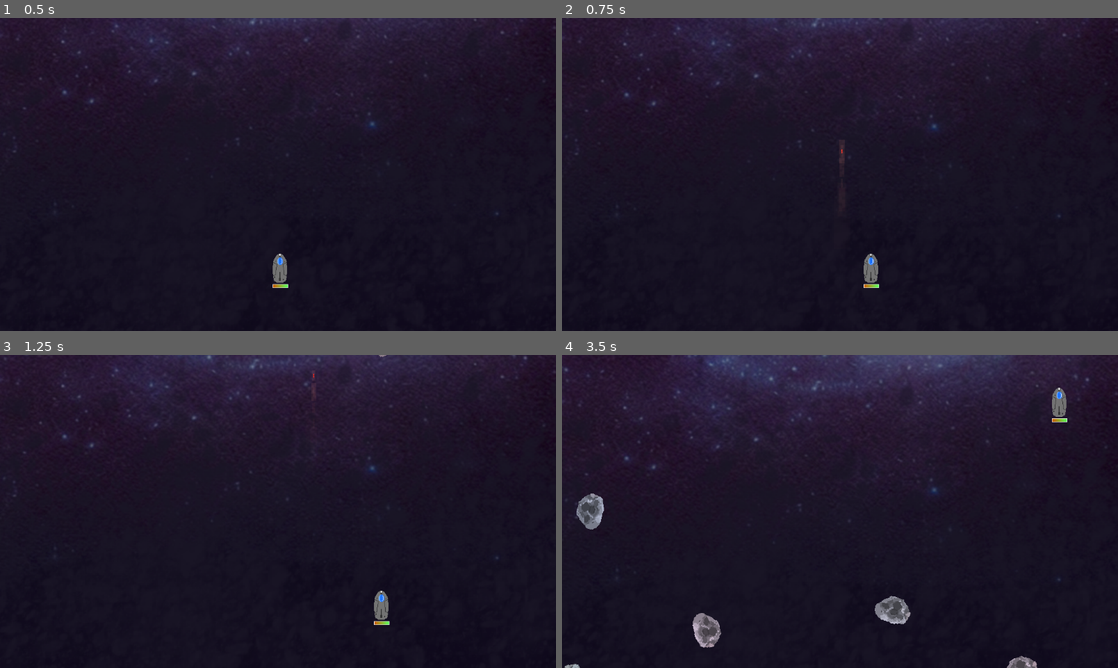
Above: before the commit, frames 1-4 (two rows, left to right).
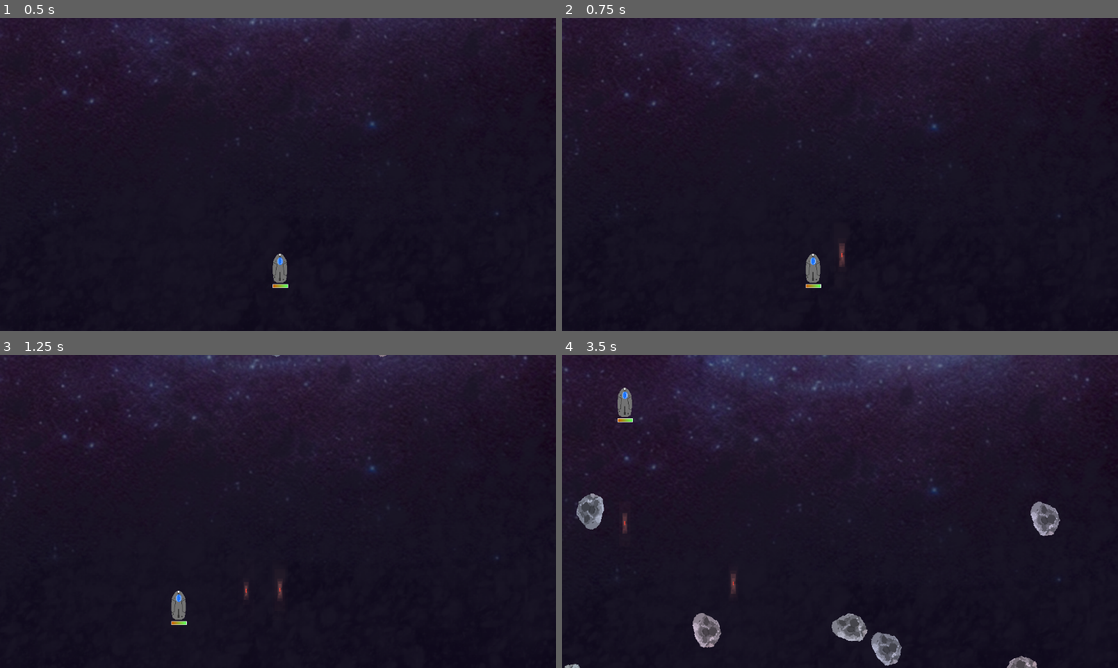
Above: after the commit, the same moments.

Repository: MadFoxLabs/Challenge2.3
Game: Godot game, scene res://universe.tscn
Same seed, same stepped clock (60 frames per second), same inputs: the game is played once before the commit and once after it.
Inputs:
- Up to frame 1 (0.5 s): no input
- Up to frame 2 (0.75 s): tap Enter (ui_accept) at 0.5 s; hold Right (ui_right) from 0.53 s (still down)
- Up to frame 3 (1.25 s): keep holding Right (ui_right); tap Enter (ui_accept) at 0.77 s
- Up to frame 4 (3.5 s): release Right (ui_right) at 1.28 s; hold Down (ui_down) 1.28-2.03 s; tap Enter (ui_accept) at 1.52, 3.02 s; hold Right (ui_right) 2.03-2.78 s; hold Up (ui_up) from 2.78 s (still down)

Frame 1 is identical in both runs. In frame 2, 0.6% of the frame differs, in the area x 43-58%, y 40-87%; in frame 3, 0.6%; in frame 4, 2.3%, in the area x 10-91%, y 10-100%.

Commit message:
+Add: bugs ...

Diff:
--- a/c2.3.coding1/scenes/laser_bullet.gd
+++ b/c2.3.coding1/scenes/laser_bullet.gd
@@ -1,6 +1,6 @@
 extends CharacterBody2D
 
-var bullet_speed = 1000
+var bullet_speed = 10
 
 var bullet_vector = Vector2()
 @onready var collision_shape_2d: CollisionShape2D = $CollisionShape2D
--- a/c2.3.coding1/spacecraft.gd
+++ b/c2.3.coding1/spacecraft.gd
@@ -16,7 +16,7 @@
 	if Input.is_action_pressed("ui_left"):
 		my_movement.x = -1
 	elif Input.is_action_pressed("ui_right"):
-		my_movement.x = 1
+		my_movement.x = -1
 	else:
 		my_movement.x = 0
 
